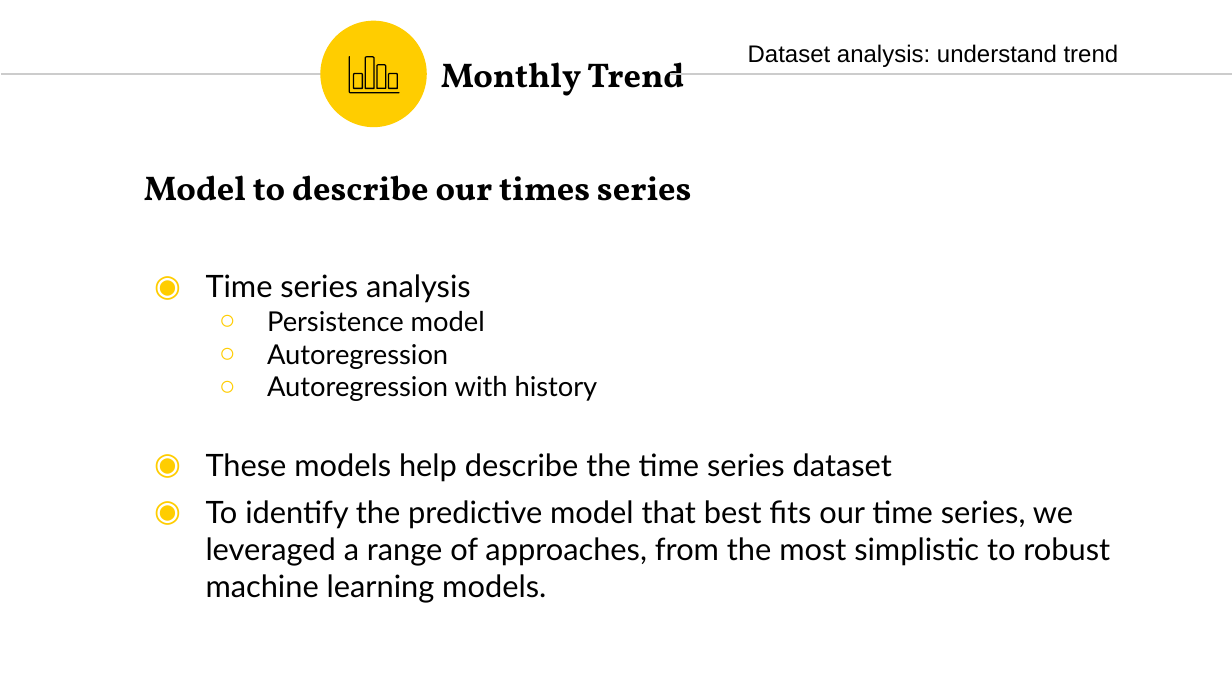
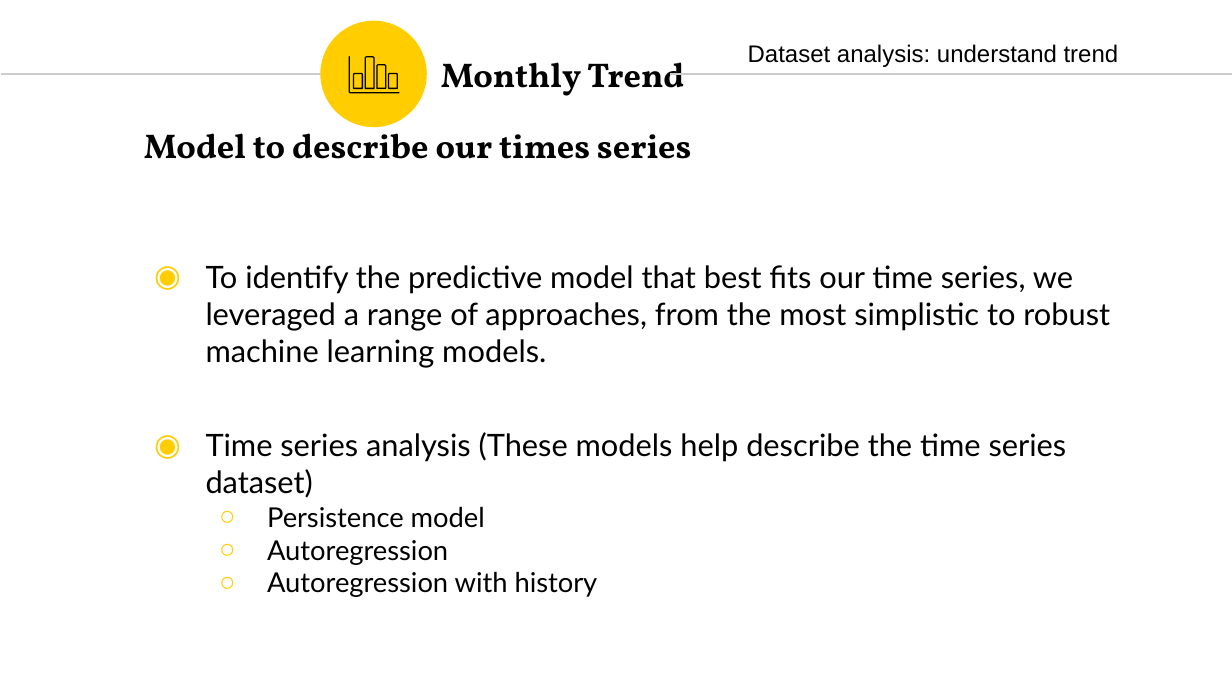
Before and after one commit to gvo34/energy-solar, a slide deck: slide 8 of Energy Solar ppt final version.pptx. Drawn at 1232x693 pixels with LibreOffice and Linux fonts; fonts in the diff are those of the drawing. Boxes give left, top, right and bottom in pixels: in the first picture for what was removed or moved away, otherwise in the second. Text is boxed around its words. In the diff, an @@ line names an element or a change of style, - is before the commit and + after.

```diff
--- a/Energy Solar ppt final version.pptx
+++ b/Energy Solar ppt final version.pptx
@@ text at bbox=[206, 265, 1110, 498]: text changed @@
-◉ Time series analysis
+  ◉ To identify the predictive model that best fits our time series, we leveraged a range of approaches, from the most simplistic to robust machine learning models.
+◉ Time series analysis (These models help describe the time series dataset)
@@ text at bbox=[206, 453, 1110, 603]: paragraphs removed @@
-  ◉ These models help describe the time series dataset
-  ◉ To identify the predictive model that best fits our time series, we leveraged a range of approaches, from the most simplistic to robust machine learning models.
```
Also in this commit, not shown: 1 other slide changed, 14 other files.
